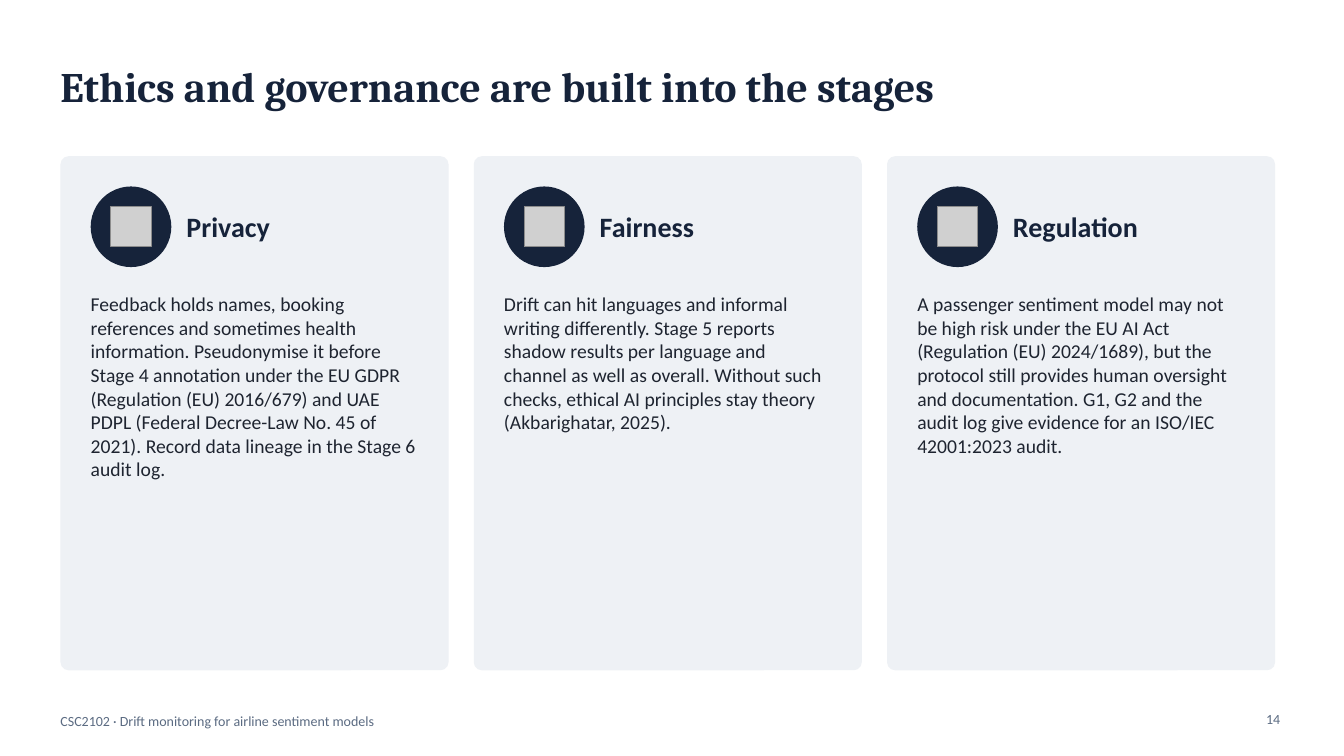
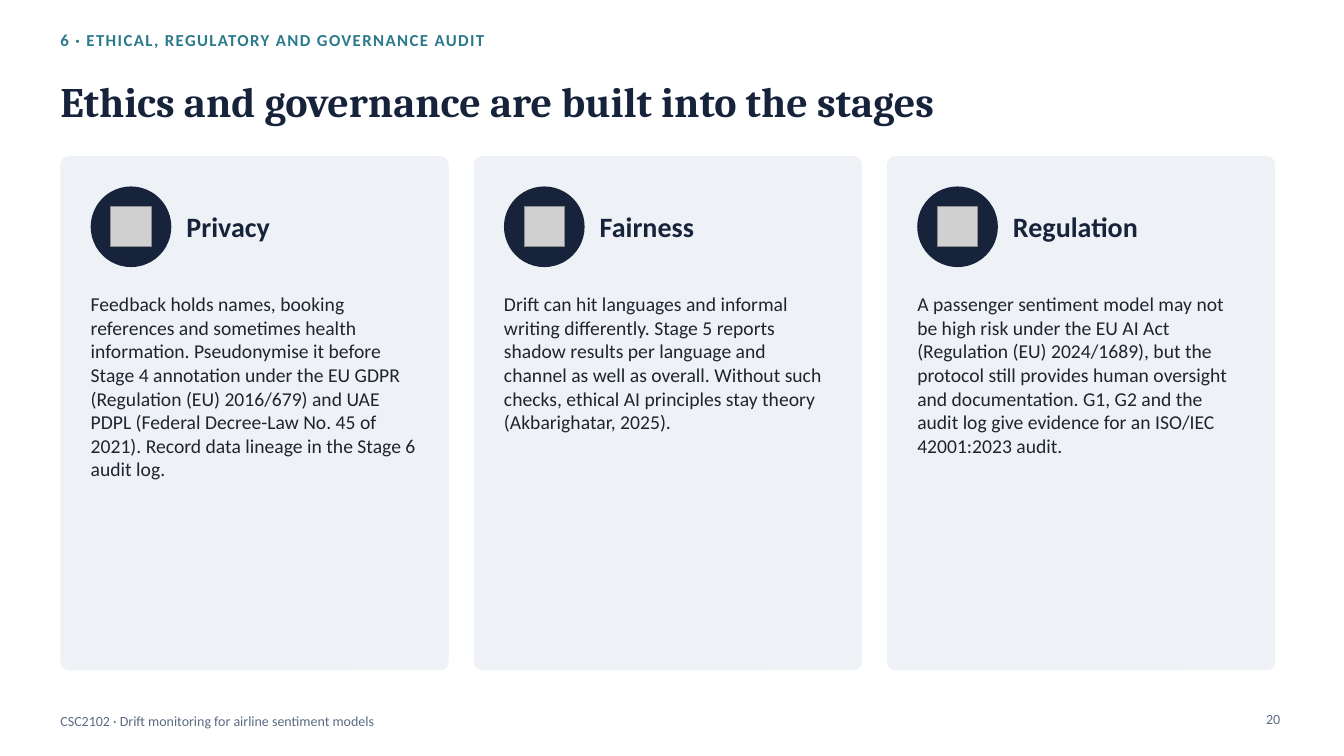
Before and after one commit to asimindxb2004-boop/csc2102-dcdm-slr, a slide deck: slide 20 of 2_Presentation/CSC2102_SLR_Presentation.pptx (slide 14 before the commit). Drawn at 1344x756 pixels with LibreOffice and Linux fonts; fonts in the diff are those of the drawing; grey boxes stand for pictures. Boxes give left, top, right and bottom in pixels: in the first picture for what was removed or moved away, otherwise in the second. Text is boxed around its words. In the diff, an @@ line names an element or a change of style, - is before the commit and + after.

```diff
--- a/2_Presentation/CSC2102_SLR_Presentation.pptx
+++ b/2_Presentation/CSC2102_SLR_Presentation.pptx
@@ text added at [60, 34, 485, 48], 12 pt, text #2B7A8C, bold @@
+6 · ETHICAL, REGULATORY AND GOVERNANCE AUDIT
@@ title "Ethics and governance are built ...": place and size @@
-title "Ethics and governance are built ..." at [60, 72, 934, 112]
+title "Ethics and governance are built ..." at [60, 87, 934, 127]
@@ page number at [1266, 715, 1280, 724]: text changed @@
-14
+20
```
Also in this commit, not shown: 13 other slides changed, 6 slides added.
